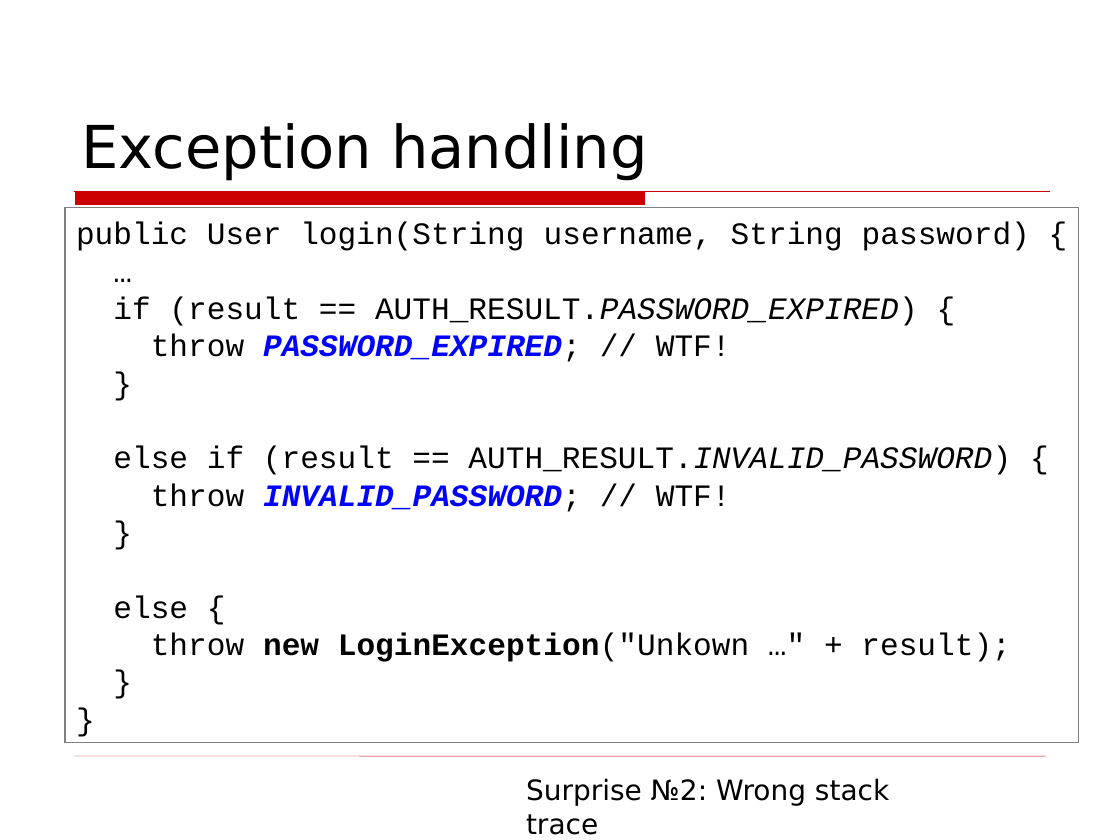
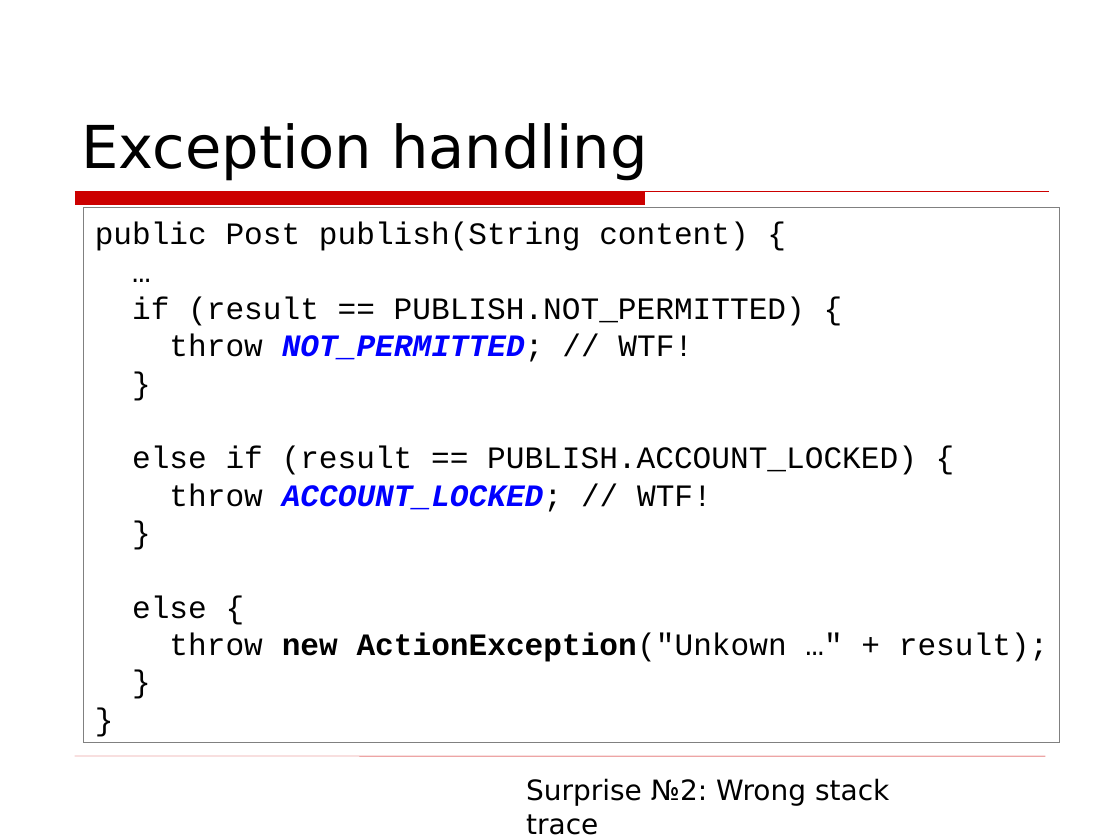
Before and after one commit to asolntsev/presentations, a slide deck: slide 15 of wtf-code/WTF_code.topconf.en.ppt (slide 16 before the commit). Drawn at 1120x840 pixels with LibreOffice and Linux fonts; fonts in the diff are those of the drawing; background and template pictures are left out. Boxes give left, top, right and bottom in pixels: in the first picture for what was removed or moved away, otherwise in the second. Text is boxed around its words. In the diff, an @@ line names an element or a change of style, - is before the commit and + after.

```diff
--- a/wtf-code/WTF_code.topconf.en.ppt
+++ b/wtf-code/WTF_code.topconf.en.ppt
@@ rectangle "public Post publish(String content) {": place and size @@
-rectangle "public Post publish(String content) {" at bbox=[65, 208, 1079, 743]
+rectangle "public Post publish(String content) {" at bbox=[84, 208, 1061, 743]
@@ text in rectangle at bbox=[95, 222, 748, 251]: text changed @@
-public User login(String username, String password) {
+public Post publish(String content) {
@@ text in rectangle at bbox=[132, 296, 805, 362]: text changed @@
-if (result == AUTH_RESULT.PASSWORD_EXPIRED) {
-throw PASSWORD_EXPIRED; // WTF!
+if (result == PUBLISH.NOT_PERMITTED) {
+throw NOT_PERMITTED; // WTF!
@@ text in rectangle at bbox=[132, 446, 917, 512]: text changed @@
-else if (result == AUTH_RESULT.INVALID_PASSWORD) {
-throw INVALID_PASSWORD; // WTF!
+else if (result == PUBLISH.ACCOUNT_LOCKED) {
+throw ACCOUNT_LOCKED; // WTF!
@@ text in rectangle at bbox=[169, 633, 1048, 662]: text changed @@
-throw new LoginException("Unkown …" + result);
+throw new ActionException("Unkown …" + result);
```
Also in this commit, not shown: 9 other slides changed, 10 slides added, 12 slides removed.
